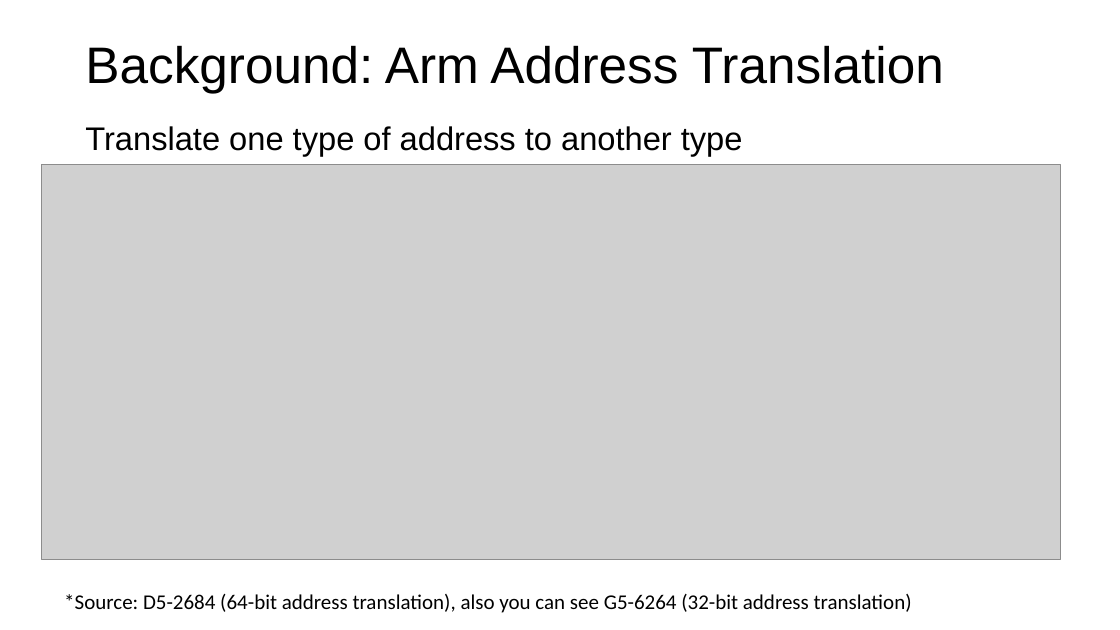
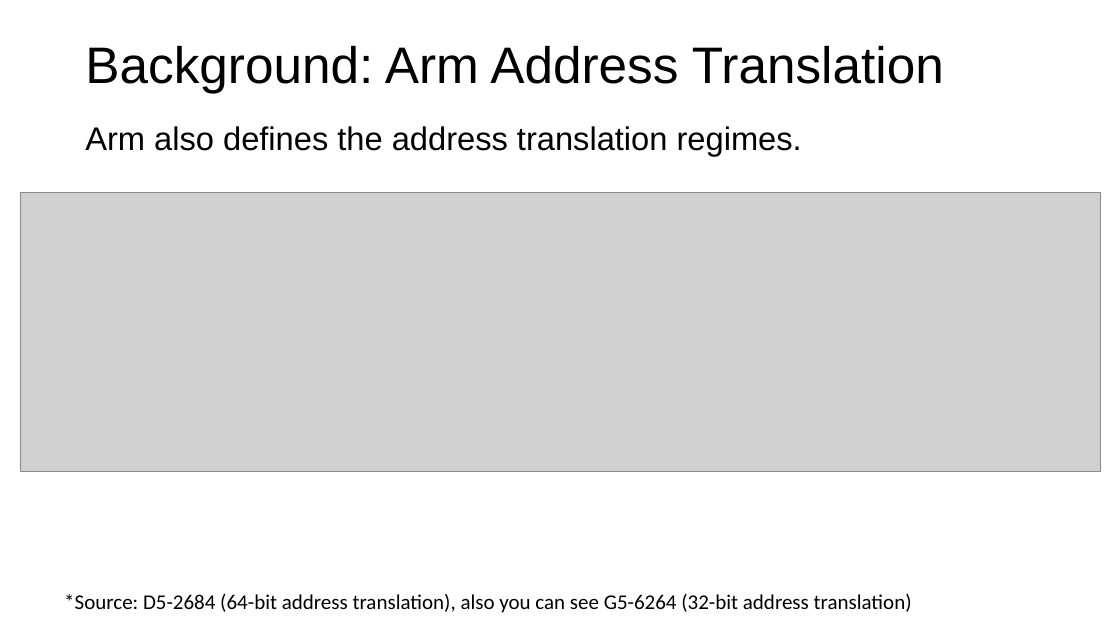
Before and after one commit to Compass-All/nailgun-teaching, a slide deck: slide 11 of defense-lab/NailgunDefense.pptx (slide 10 before the commit). Drawn at 1120x630 pixels with LibreOffice and Linux fonts; fonts in the diff are those of the drawing; grey boxes stand for pictures; background and template pictures are left out. Boxes give left, top, right and bottom in pixels: in the first picture for what was removed or moved away, otherwise in the second. Text is boxed around its words. In the diff, an @@ line names an element or a change of style, - is before the commit and + after.

```diff
--- a/defense-lab/NailgunDefense.pptx
+++ b/defense-lab/NailgunDefense.pptx
@@ text at [85, 126, 802, 156]: text changed @@
-Translate one type of address to another type
+Arm also defines the address translation regimes.
@@ picture: place and size @@
-picture at [41, 165, 1060, 559]
+picture at [20, 192, 1101, 471]
```
Also in this commit, not shown: 6 other slides changed, 1 slide added, 1 other file.
